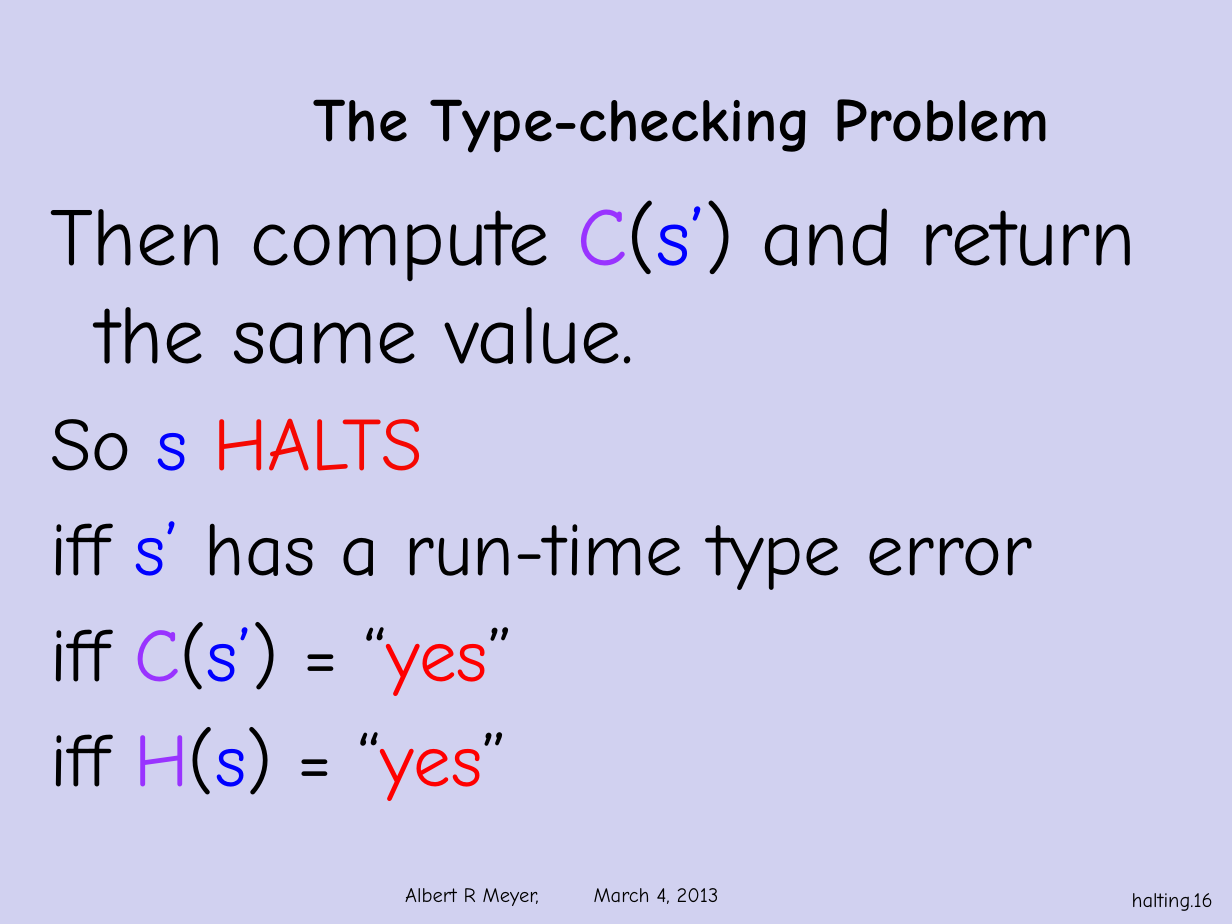
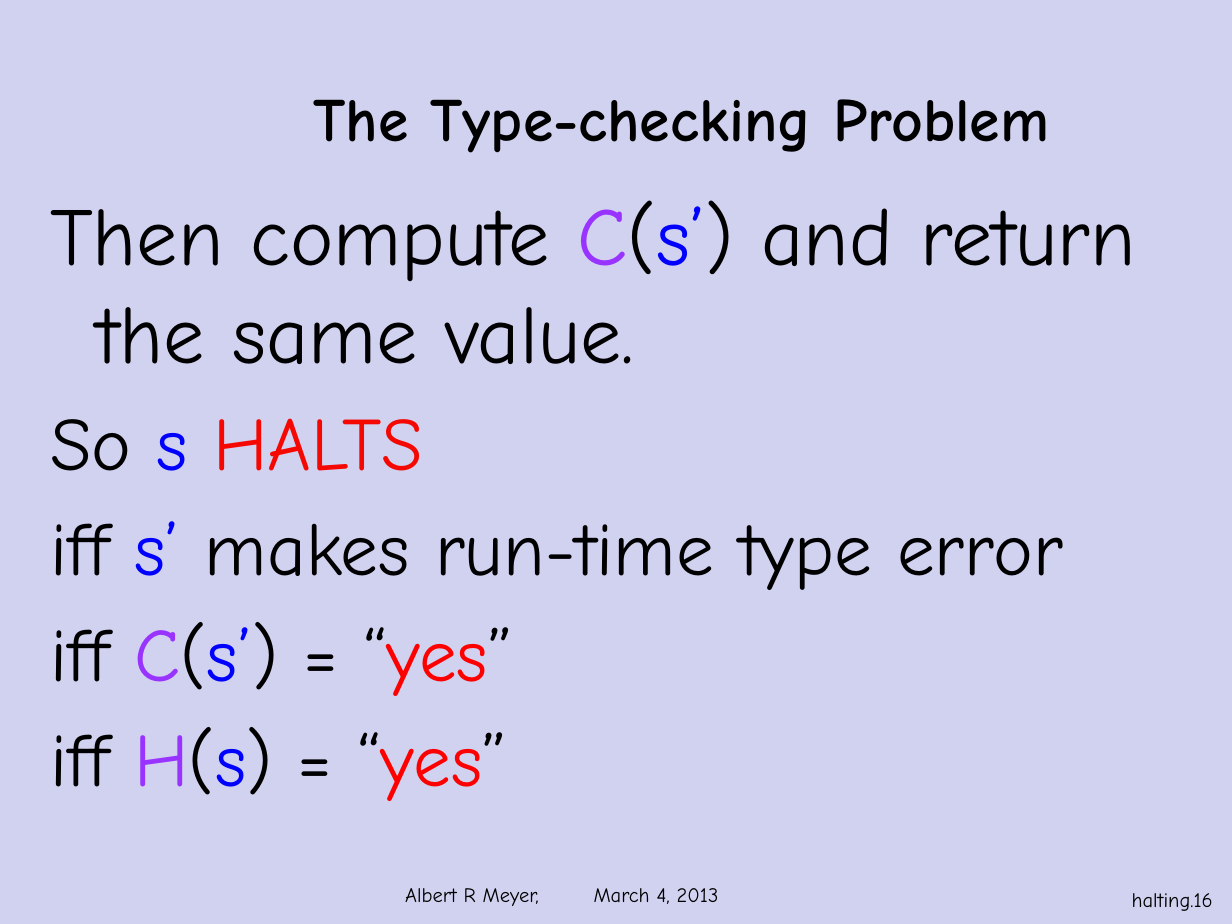
Before and after one commit to armeyer/mcs_web, a slide deck: slide 16 of spring13/slides13/halting-problem-no-diagram.pptx. Drawn at 1232x924 pixels with LibreOffice and Linux fonts; fonts in the diff are those of the drawing; background and template pictures are left out. Boxes give left, top, right and bottom in pixels: in the first picture for what was removed or moved away, otherwise in the second. Text is boxed around its words. In the diff, an @@ line names an element or a change of style, - is before the commit and + after.

Commit message:
edit halting-problem slides

```diff
--- a/spring13/slides13/halting-problem-no-diagram.pptx
+++ b/spring13/slides13/halting-problem-no-diagram.pptx
@@ text at (50, 521, 1063, 590): text changed @@
-iff s’ has a run-time type error
+iff s’ makes run-time type error
```
Also in this commit, not shown: 14 other slides changed, 1 other file.
